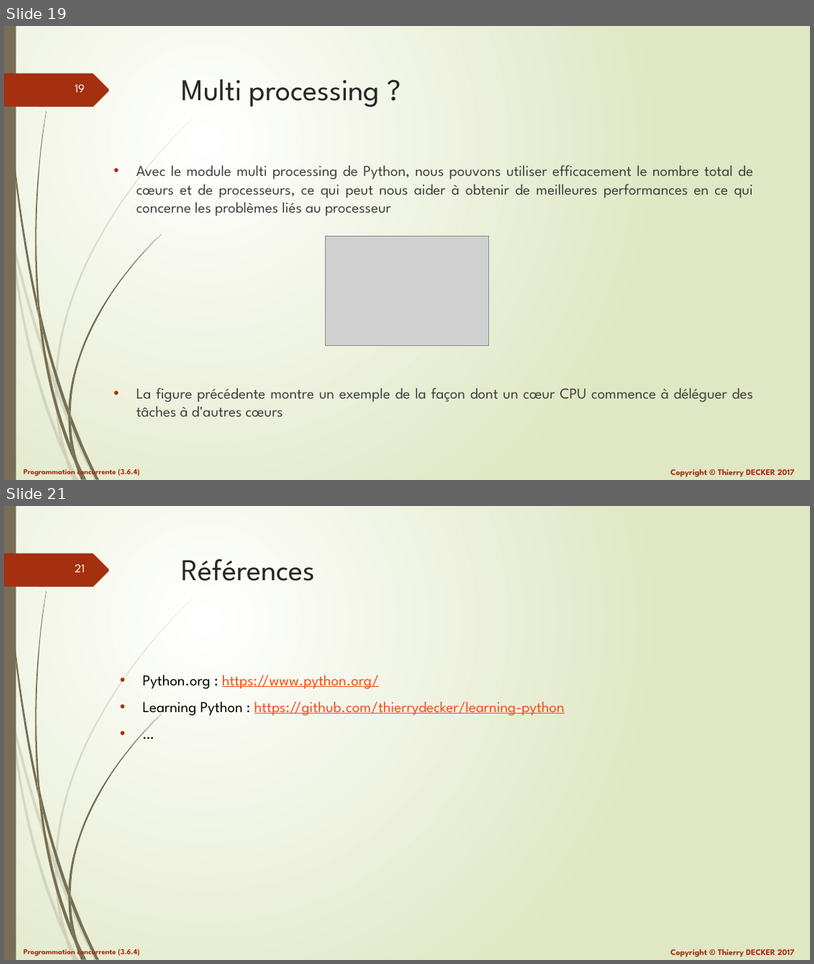
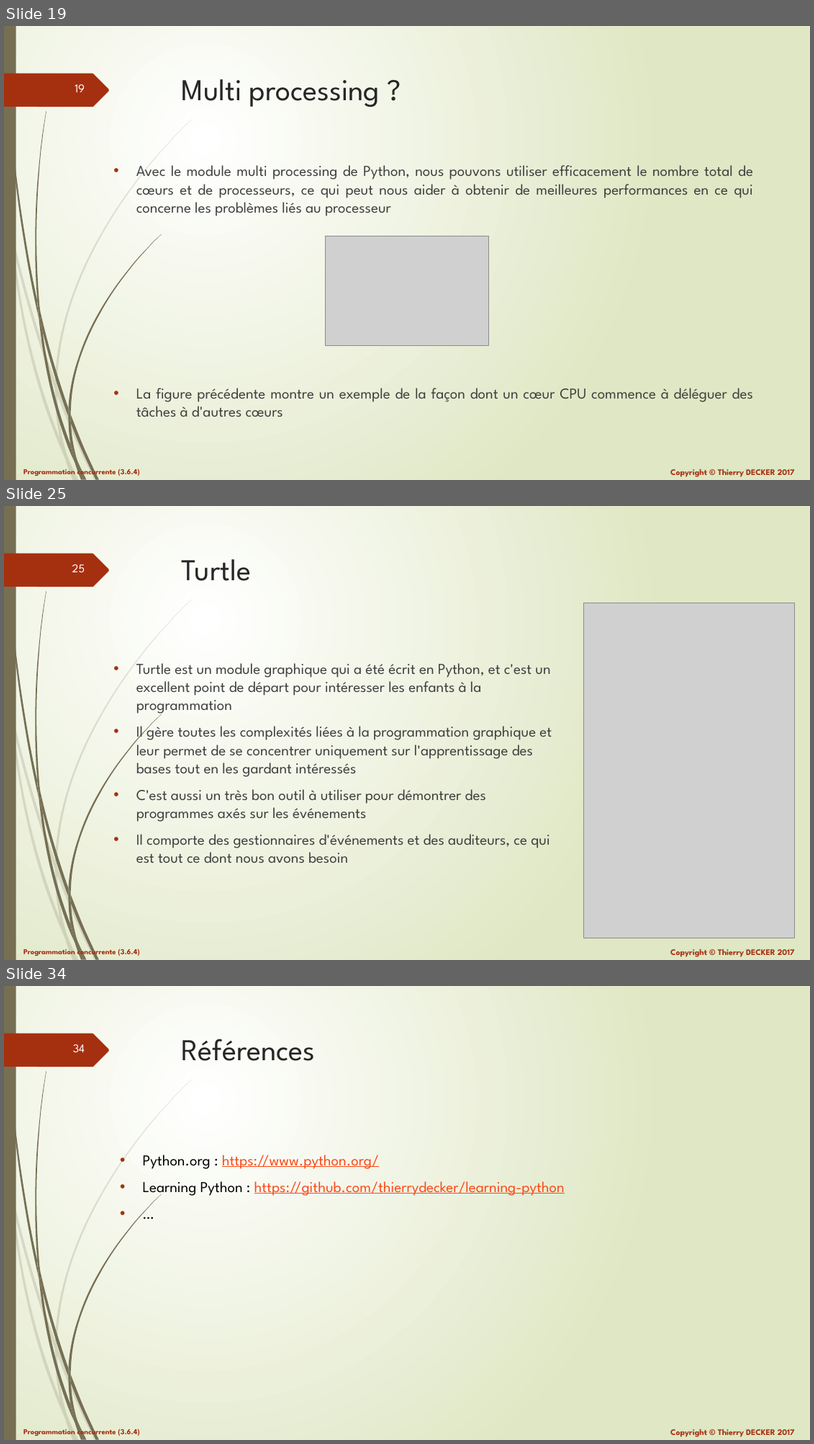
Before and after one commit to VikmanTheRacoon/learning-python, a slide deck: documentations/python-103.pptx. Shown one above the other, each under a label of ours: slides 19 and 21 before the commit, slides 19, 25 and 34 after it; the slides between them are not shown. The pictures are 814x964 and 814x1444 pixels, drawn with LibreOffice and Linux fonts; fonts in the diff are those of the drawing; grey boxes stand for pictures. Boxes give left, top, right and bottom in pixels: in the first picture for what was removed or moved away, otherwise in the second. Text is boxed around its words. In the diff, an @@ line names an element or a change of style, - is before the commit and + after.

```diff
--- a/documentations/python-103.pptx
+++ b/documentations/python-103.pptx
@@ slide 25 added at (4,506,810,960), background gradient #FFFFFF to #DFE8C4; not listed: 27 template elements that a slide beside it also shows @@
@@ title added at (182,559,252,581), 36 pt, text #262626 @@
+Turtle
@@ picture added at (584,603,795,938) @@
@@ text added at (136,663,552,862), 18 pt, text #404040 @@
+• Turtle est un module graphique qui a été écrit en Python, et c'est un excellent point de départ pour intéresser les enfants à la programmation
+• Il gère toutes les complexités liées à la programmation graphique et leur permet de se concentrer uniquement sur l'apprentissage des bases tout en les gardant intéressés
+• C'est aussi un très bon outil à utiliser pour démontrer des programmes axés sur les événements
+• Il comporte des gestionnaires d'événements et des auditeurs, ce qui est tout ce dont nous avons besoin
@@ what was slide 21 is now slide 34 @@
@@ page number at (73,1044,85,1052): text changed @@
-21
+34
```
Also in this commit, not shown: 1 slide changed, 12 other slides added, 1 other file.
